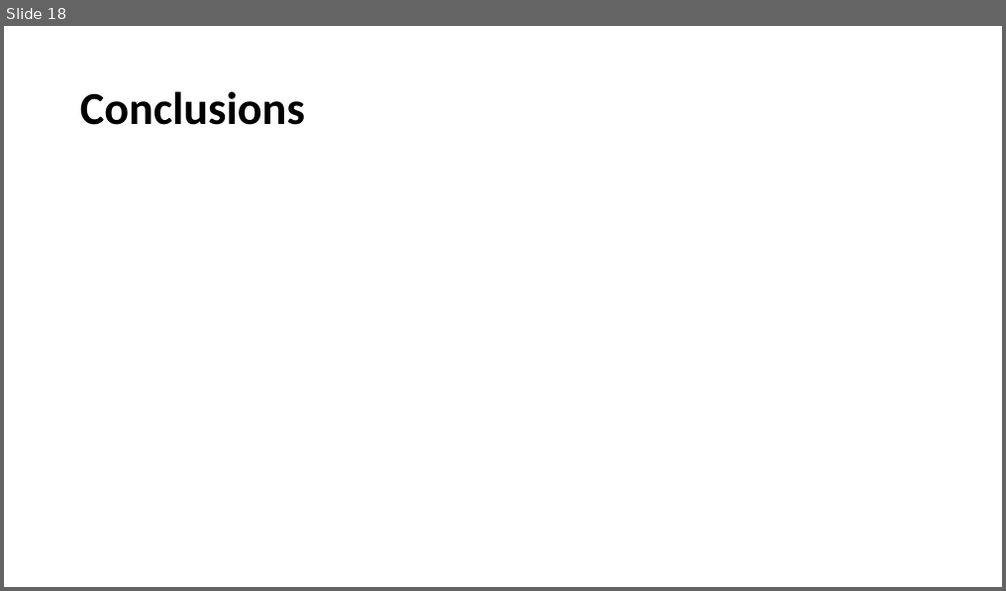
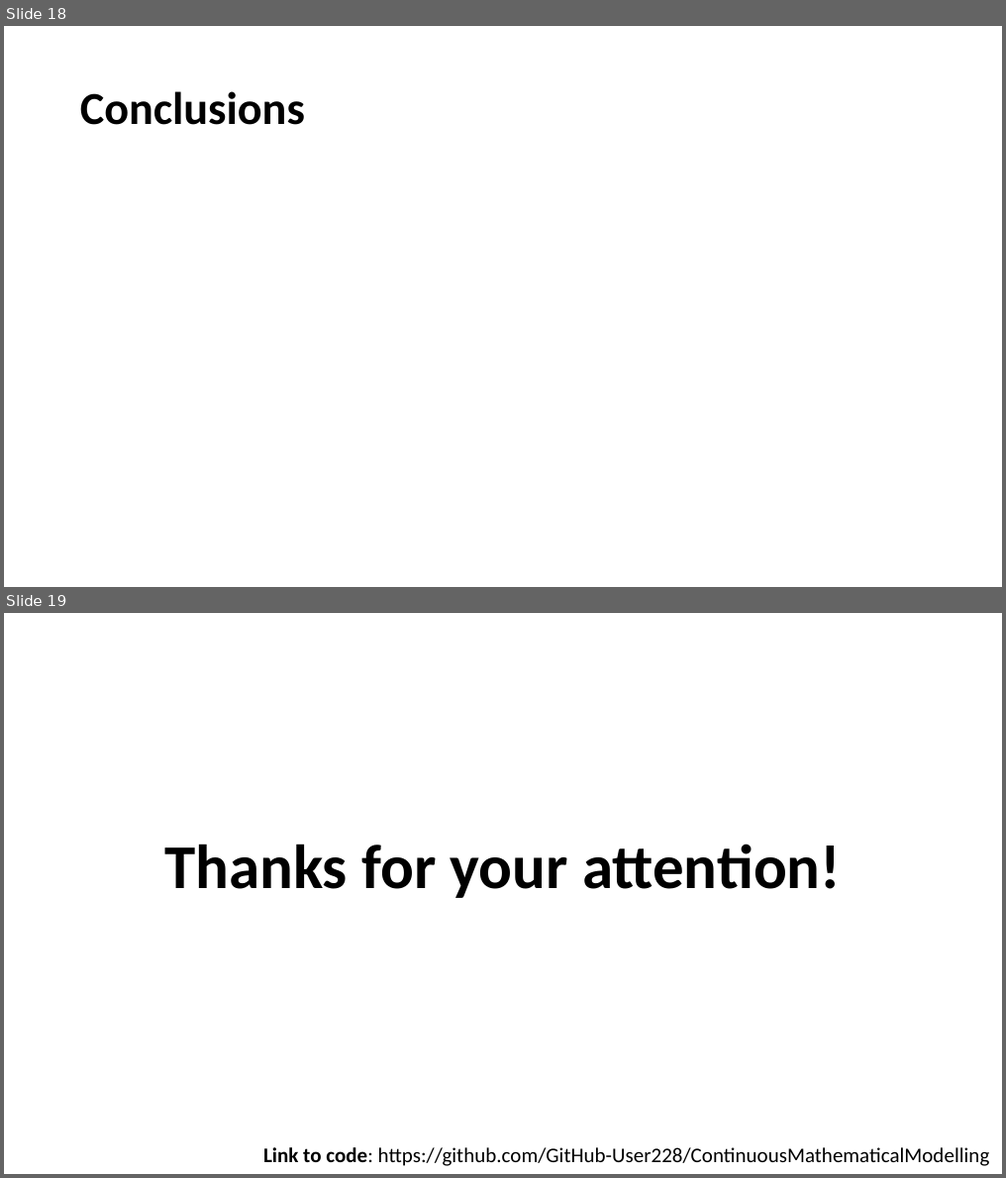
Before and after one commit to GitHub-User228/ContinuousMathematicalModelling, a slide deck: Presentation.pptx. Shown one above the other, each under a label of ours: slide 18 before the commit, slides 18 and 19 after it. The pictures are 1006x591 and 1006x1178 pixels, drawn with LibreOffice and Linux fonts; fonts in the diff are those of the drawing; grey boxes stand for pictures. Boxes give left, top, right and bottom in pixels: in the first picture for what was removed or moved away, otherwise in the second. Text is boxed around its words. In the diff, an @@ line names an element or a change of style, - is before the commit and + after.

Commit message:
Commit2. Presentation has been updated

```diff
--- a/Presentation.pptx
+++ b/Presentation.pptx
@@ slide 19 added at [4,613,1002,1174], background #FFFFFF @@
@@ title added at [164,844,841,898], 60 pt, text #000000, bold @@
+Thanks for your attention!
@@ text added at [263,1148,990,1166], 20 pt, text #000000 @@
+Link to code: https://github.com/GitHub-User228/ContinuousMathematicalModelling
```
